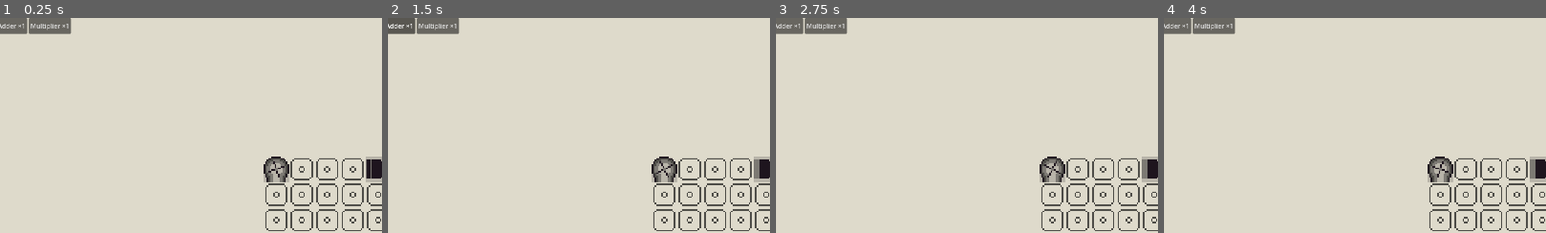
Above: before the commit, frames 1-4 (left to right).
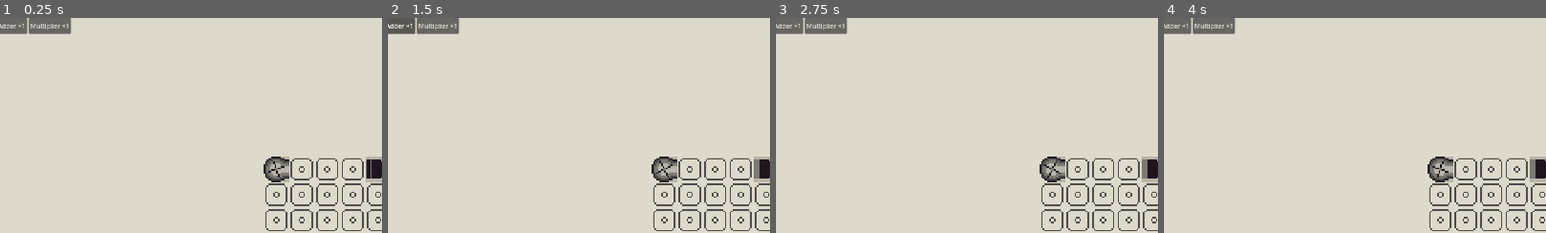
Above: after the commit, the same moments.

Repository: jackgusler/tessera
Game: Godot game, scene res://scenes/Main.tscn
Same seed, same stepped clock (60 frames per second), same inputs: the game is played once before the commit and once after it.
Inputs:
- Up to frame 1 (0.25 s): no input
- Up to frame 2 (1.5 s): click "Straight ×3" at 0.5 s; click "Adder ×1" at 1.25 s
- Up to frame 3 (2.75 s): click "Straight ×3" at 2 s
- Up to frame 4 (4 s): click "Adder ×1" at 2.75 s; click "Straight ×3" at 3.5 s
The pictures show only the part of the screen within x 6-56%, y 0-50%; the shares and areas given below are measured in that part.

The runs differ from the first frame. In frame 1, 0.3% of the frame differs, in the area x 69-76%, y 64-77%; in frame 2, 0.3%; in frame 3, 0.3%; in frame 4, 0.3%.

Commit message:
Auto-backup: 2026-08-11 21:17:19

Diff:
--- a/levels/level_01.tres
+++ b/levels/level_01.tres
@@ -12,6 +12,7 @@
 [sub_resource type="Resource" id="Resource_wcxux"]
 script = ExtResource("1_dpay0")
 type = ExtResource("2_5byca")
+rotation = 3
 metadata/_custom_type_script = "uid://bomy2fjairq57"
 
 [sub_resource type="Resource" id="Resource_w34c6"]
